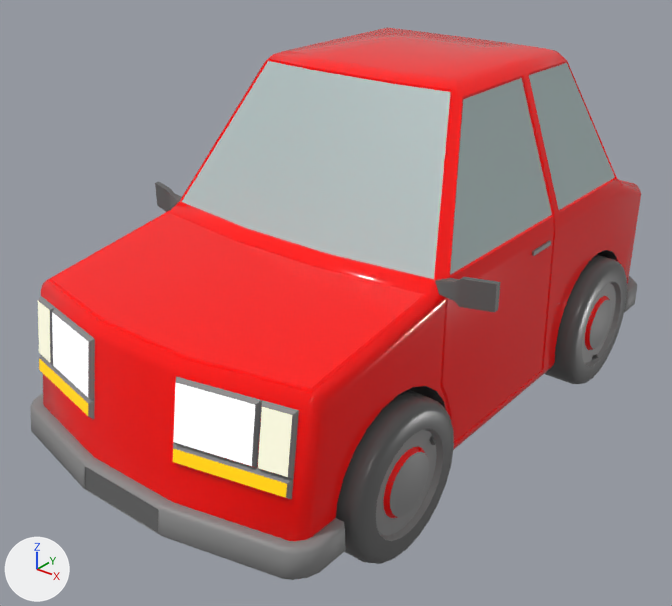
Renders of the FBX model Assets/ThirdPartyArt/Cartoon Car A01/models/CartoonCar_A01.fbx from each side of a commit.
Camera for both pictures: a 50 mm lens placed at (2.42, -3.29, 2.53), pointed at (-0.05, -0.2, 0.62). The axes (+X, +Y, +Z) are drawn at lower left. The lights are the same throughout. Where no turn or scale is listed for an object, it has been applied to the vertices. Vertices at the same position are counted once.

The first picture shows 'Tire_Back_L_1', 'Tire_Front_L_1', 'capot_AV', 'carrosserie', 'door_L', 'elements', 'vitre_porte_2'.
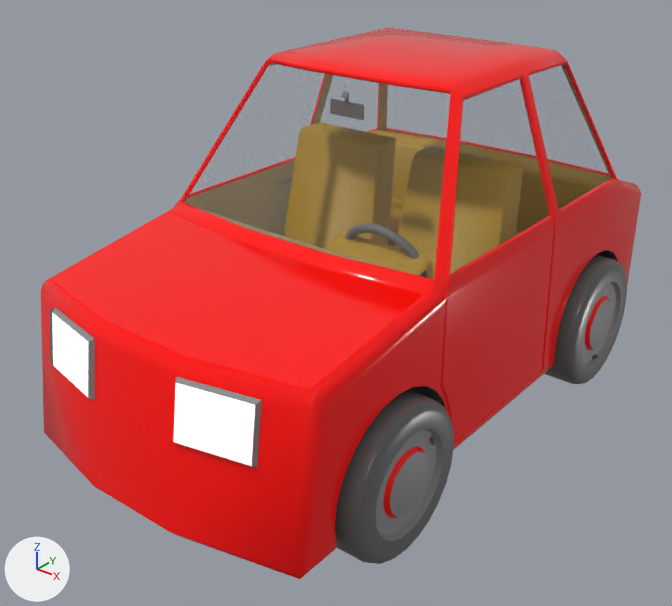
Edits to the bpy script that builds the scene:
```text
Change mat_vitres:
    mat_vitres.alpha: 1.0 -> 0.0281
Change mat_vitres_4:
    mat_vitres_4.alpha: 1.0 -> 0.0281
Change me_mesh_009:
    used by ob_elements; location = (0.0, 0.0, 0.965)
    remove me_mesh_009.from_pydata(...)  # 517 vertices, 467 faces; spans x -0.94..0.94, y -1.58..1.55, z -0.73..0.71
    add me_mesh_009.from_pydata(...)  # 285 vertices, 218 faces; spans x -0.75..0.75, y -1.49..1.52, z -0.73..0.71
    me_mesh_009 part 1: the loose piece of 84 vertices spanning x -0.81..0.81, y -1.58..-1.2, z -0.71..-0.58 is deleted
    me_mesh_009 part 2: the loose piece of 60 vertices spanning x -0.81..0.81, y 1.26..1.55, z -0.71..-0.58 is deleted
    me_mesh_009 part 3: the loose piece of 4 vertices spanning x -0.21..0.21, y -1.58..-1.56, z -0.69..-0.59 is deleted
    me_mesh_009 part 4: 68 vertices removed from x -0.94..0.94, y -1.5..1.52, z -0.73..0.13
    remove me_mesh_009.materials.append(mat_phare_cligno)  # yellow #ffcb00
    remove me_mesh_009.materials.append(mat_phare_av_02)  # beige #fffcd3
    remove me_mesh_009.materials.append(mat_phare_ar_01)  # red #a90000
```

Changed parts and their boxes (x1, y1, x2, y2) in the pictures (672 x 606 px):
'elements', surface changed, reshaped: before (30, 61, 637, 580); after (50, 61, 615, 468)
'vitre_porte_2', surface changed: (450, 78, 552, 275) in both
part 1 of me_mesh_009, deleted: before (30, 393, 346, 580)
part 2 of me_mesh_009, deleted: before (624, 276, 637, 312)
part 3 of me_mesh_009, deleted: before (85, 467, 159, 532)
part 4 of me_mesh_009, deleted: before (38, 182, 501, 499)
